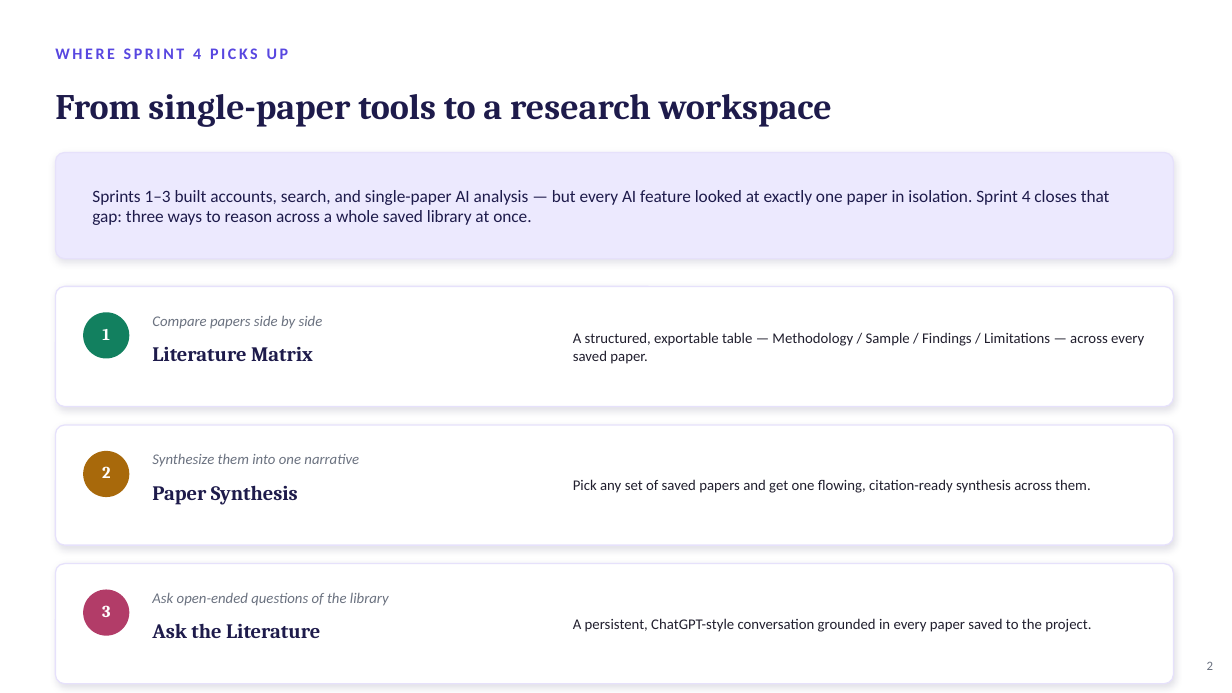
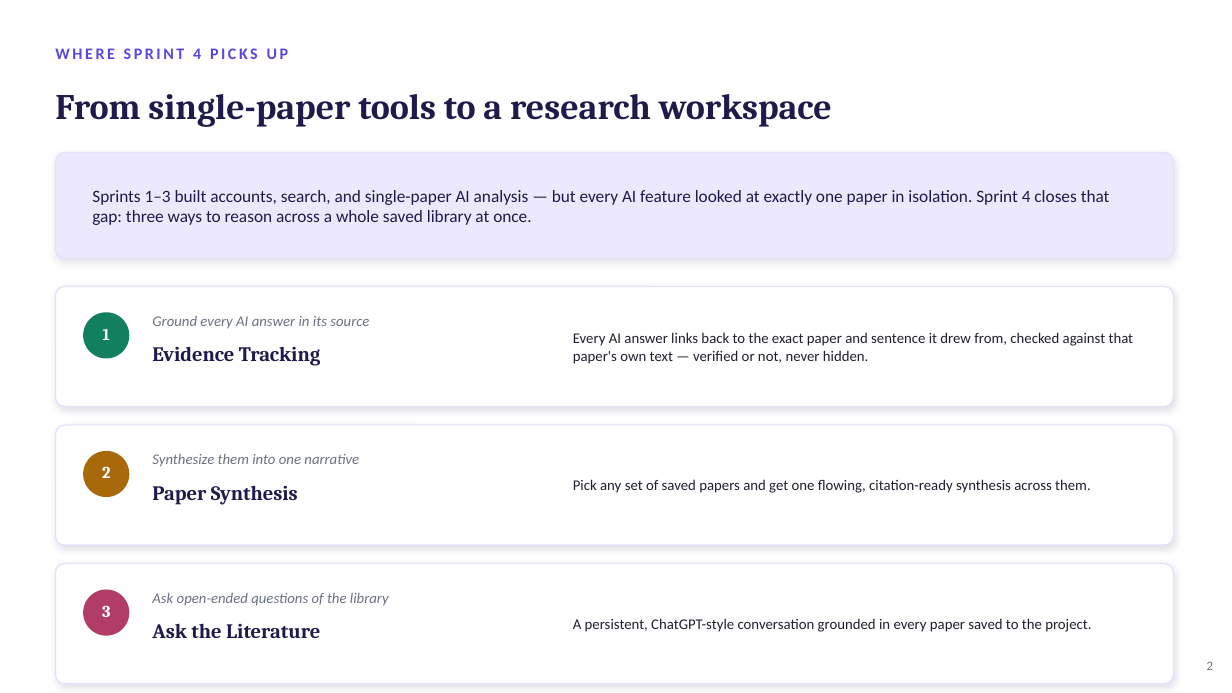
Before and after one commit to EmmanuelOrunta/researchlens-ai, a slide deck: slide 2 of presentations/ResearchLens_AI_Sprint4_Update.pptx. Drawn at 1232x693 pixels with LibreOffice and Linux fonts; fonts in the diff are those of the drawing. Boxes give left, top, right and bottom in pixels: in the first picture for what was removed or moved away, otherwise in the second. Text is boxed around its words. In the diff, an @@ line names an element or a change of style, - is before the commit and + after.

```diff
--- a/presentations/ResearchLens_AI_Sprint4_Update.pptx
+++ b/presentations/ResearchLens_AI_Sprint4_Update.pptx
@@ text at <box>152,316,369,329</box>: text changed @@
-Compare papers side by side
+Ground every AI answer in its source
@@ text at <box>152,346,320,366</box>: text changed @@
-Literature Matrix
+Evidence Tracking
@@ text at <box>573,332,1134,364</box>: text changed @@
-A structured, exportable table — Methodology / Sample / Findings / Limitations — across every saved paper.
+Every AI answer links back to the exact paper and sentence it drew from, checked against that paper's own text — verified or not, never hidden.
```
Also in this commit, not shown: 1 other slide changed, 2 slides added, 2 slides removed.
